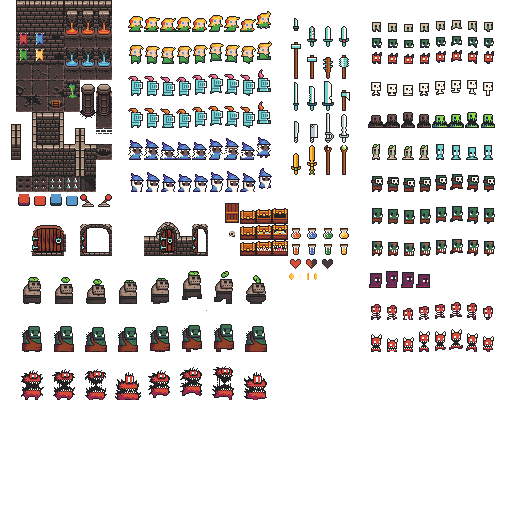
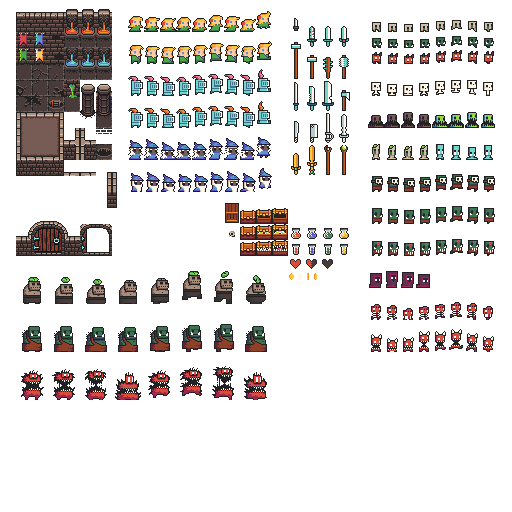
The second 512 x 512 image is a revision of the first. Changes to its layers:
renamed "dungeon.png" to "0x72_DungeonTilesetII_v1.png", painted on it over [11, 0, 208, 311]
removed layer "Pasted Layer" over [64, 0, 112, 16]
